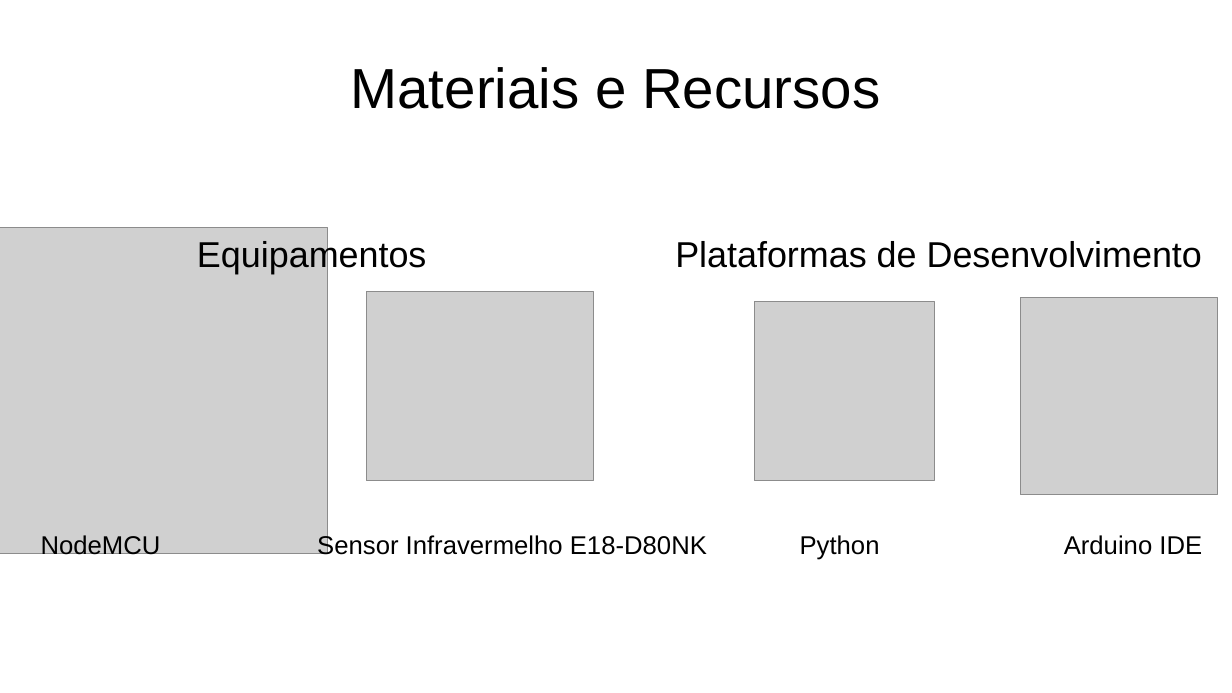
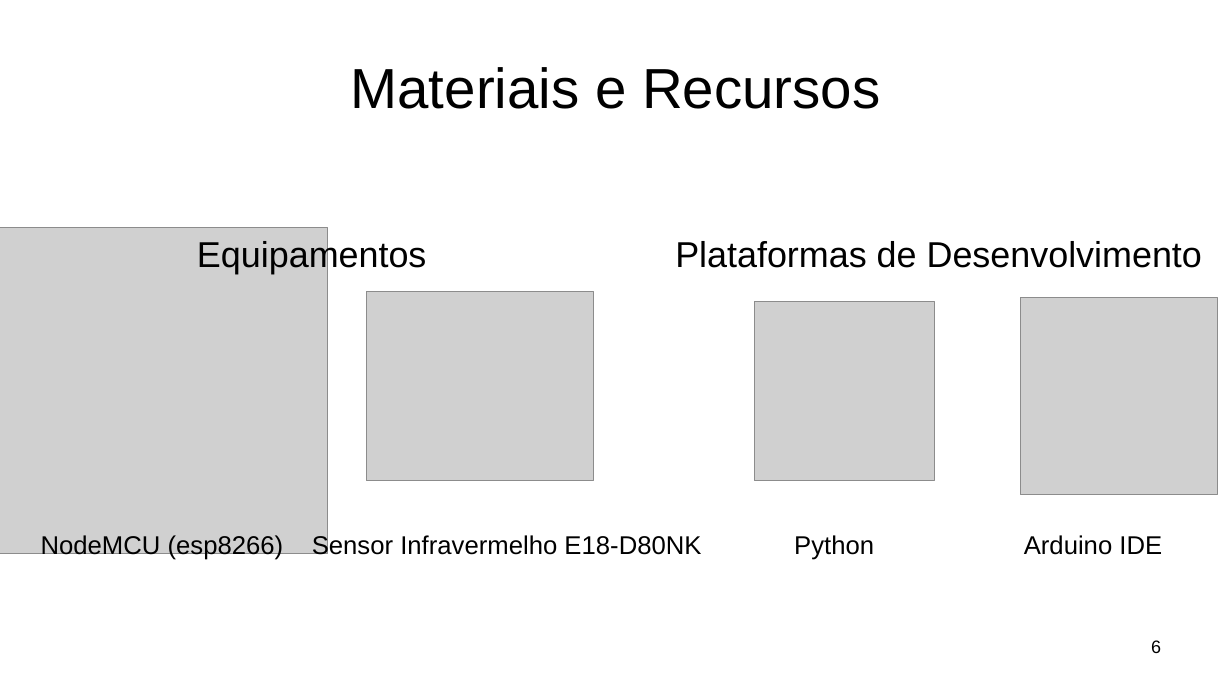
Before and after one commit to Guigajks/PI-VIII, a slide deck: slide 6 of Documentação/Apresentação Projeto PID.pptx. Drawn at 1232x693 pixels with LibreOffice and Linux fonts; fonts in the diff are those of the drawing; grey boxes stand for pictures; background and template pictures are left out. Boxes give left, top, right and bottom in pixels: in the first picture for what was removed or moved away, otherwise in the second. Text is boxed around its words. In the diff, an @@ line names an element or a change of style, - is before the commit and + after.

```diff
--- a/Documentação/Apresentação Projeto PID.pptx
+++ b/Documentação/Apresentação Projeto PID.pptx
@@ text at <box>41,533,1162,560</box>: text changed @@
-NodeMCU Sensor Infravermelho E18-D80NK Python Arduino IDE
+NodeMCU (esp8266) Sensor Infravermelho E18-D80NK Python Arduino IDE
@@ page number added at <box>1151,640,1161,653</box>, 14 pt, text #000000 @@
+6
```
Also in this commit, not shown: 11 other slides changed, 7 slides added, 6 other files.
